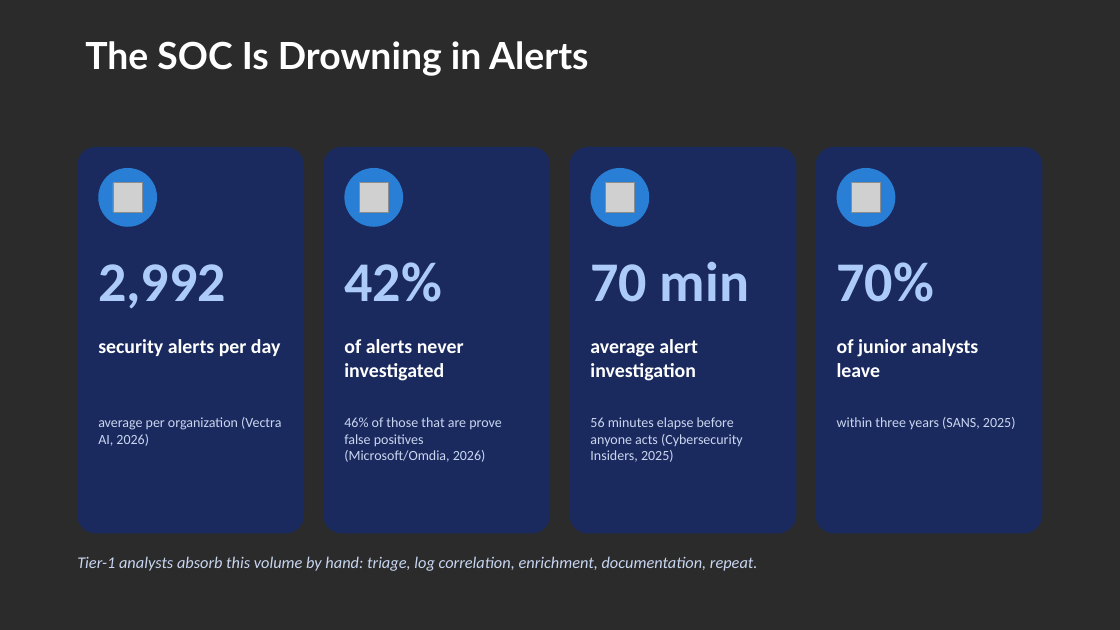
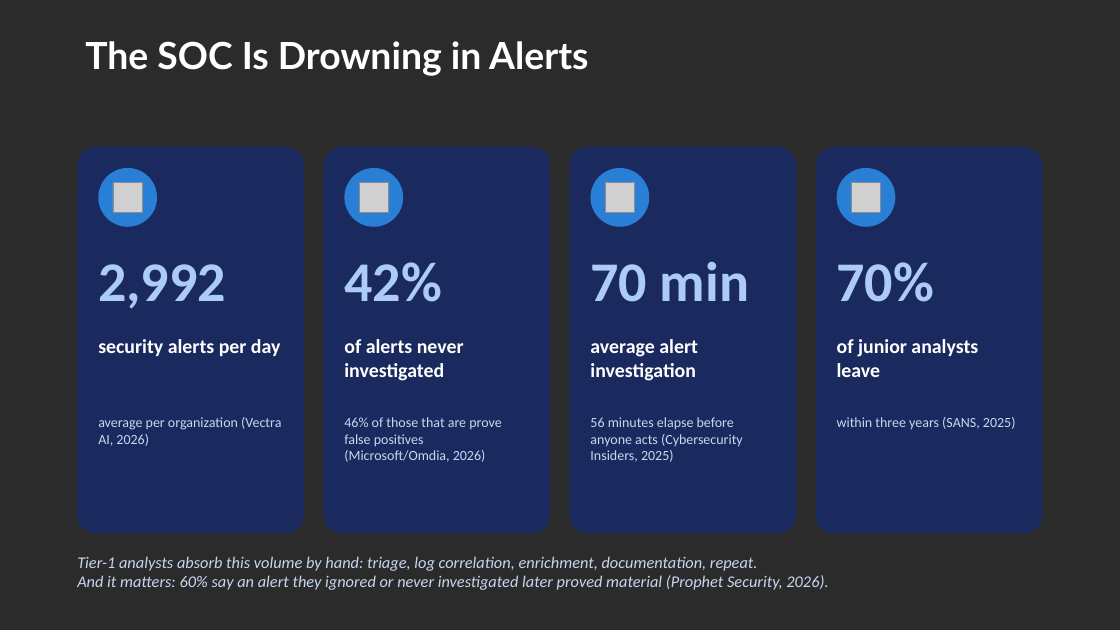
Before and after one commit to rod-trent/MMSMOA, a slide deck: slide 6 of SlideDecks/Empowering SOC Teams - MMS Midway 2026.pptx. Drawn at 1120x630 pixels with LibreOffice and Linux fonts; fonts in the diff are those of the drawing; grey boxes stand for pictures; background and template pictures are left out; a plain dark background stands for a picture behind light text. Boxes give left, top, right and bottom in pixels: in the first picture for what was removed or moved away, otherwise in the second. Text is boxed around its words. In the diff, an @@ line names an element or a change of style, - is before the commit and + after.

```diff
--- a/SlideDecks/Empowering SOC Teams - MMS Midway 2026.pptx
+++ b/SlideDecks/Empowering SOC Teams - MMS Midway 2026.pptx
@@ text at box(77, 575, 828, 590): paragraph added @@
+And it matters: 60% say an alert they ignored or never investigated later proved material (Prophet Security, 2026).
```
Also in this commit, not shown: 3 other slides changed, 2 other files.
